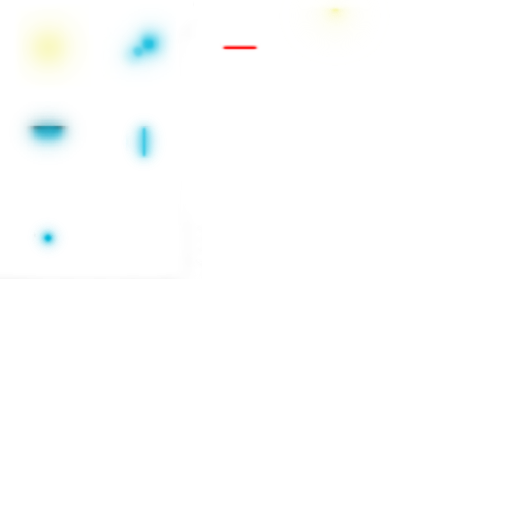
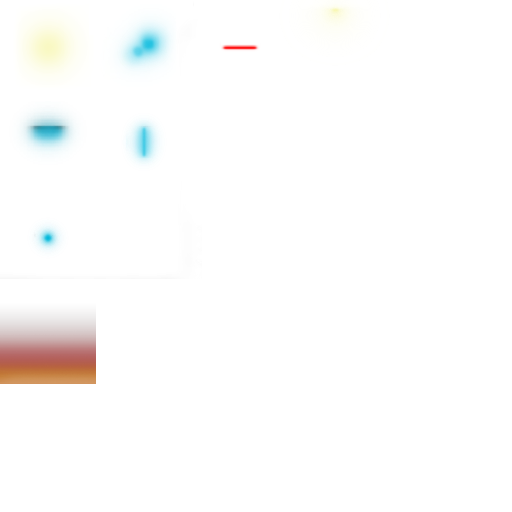
Before/after of a 512x512 layered artwork. What changed in the layer stack:
renamed "Layer 8 copy 3" to "Layer 1", painted on it over [0,305,96,384]
